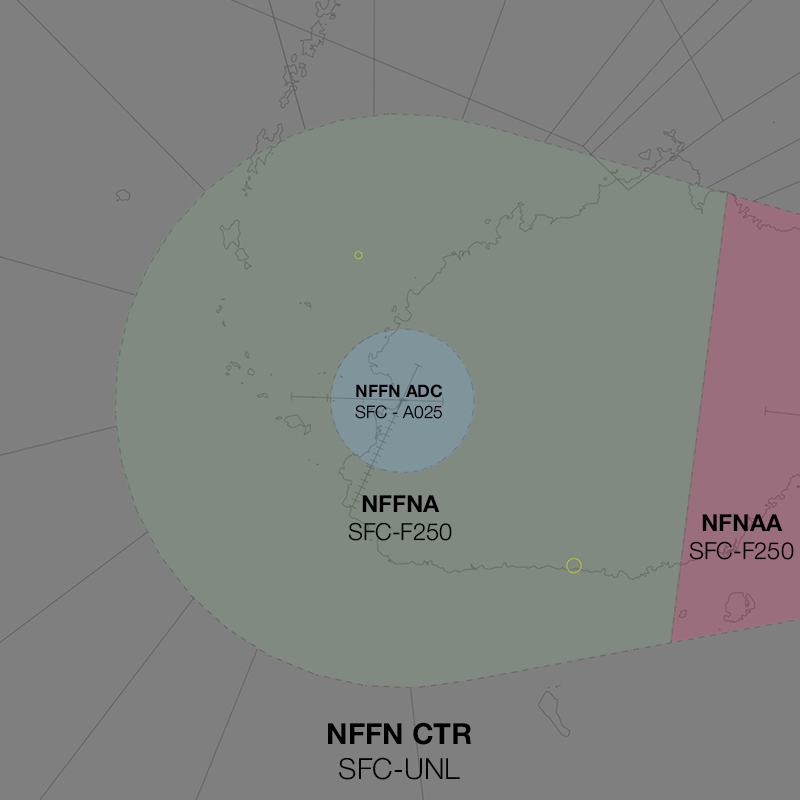
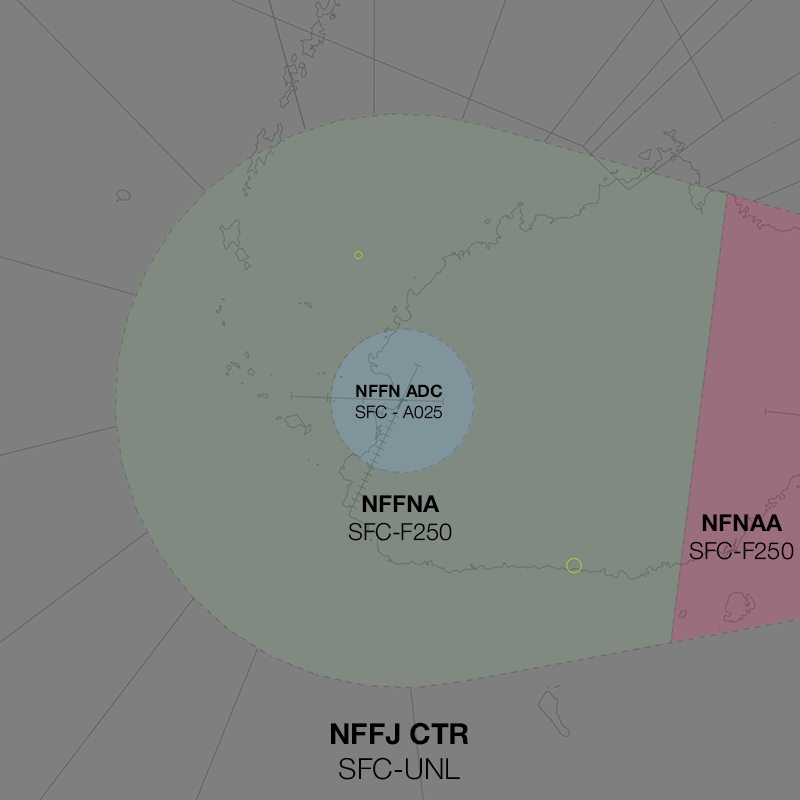
Layered file, before and after one edit (800 x 800). Changes by layer:
renamed "NFFN CTR SFC-UNL" to "NFFJ CTR SFC-UNL", painted on it over [328, 722, 472, 745]